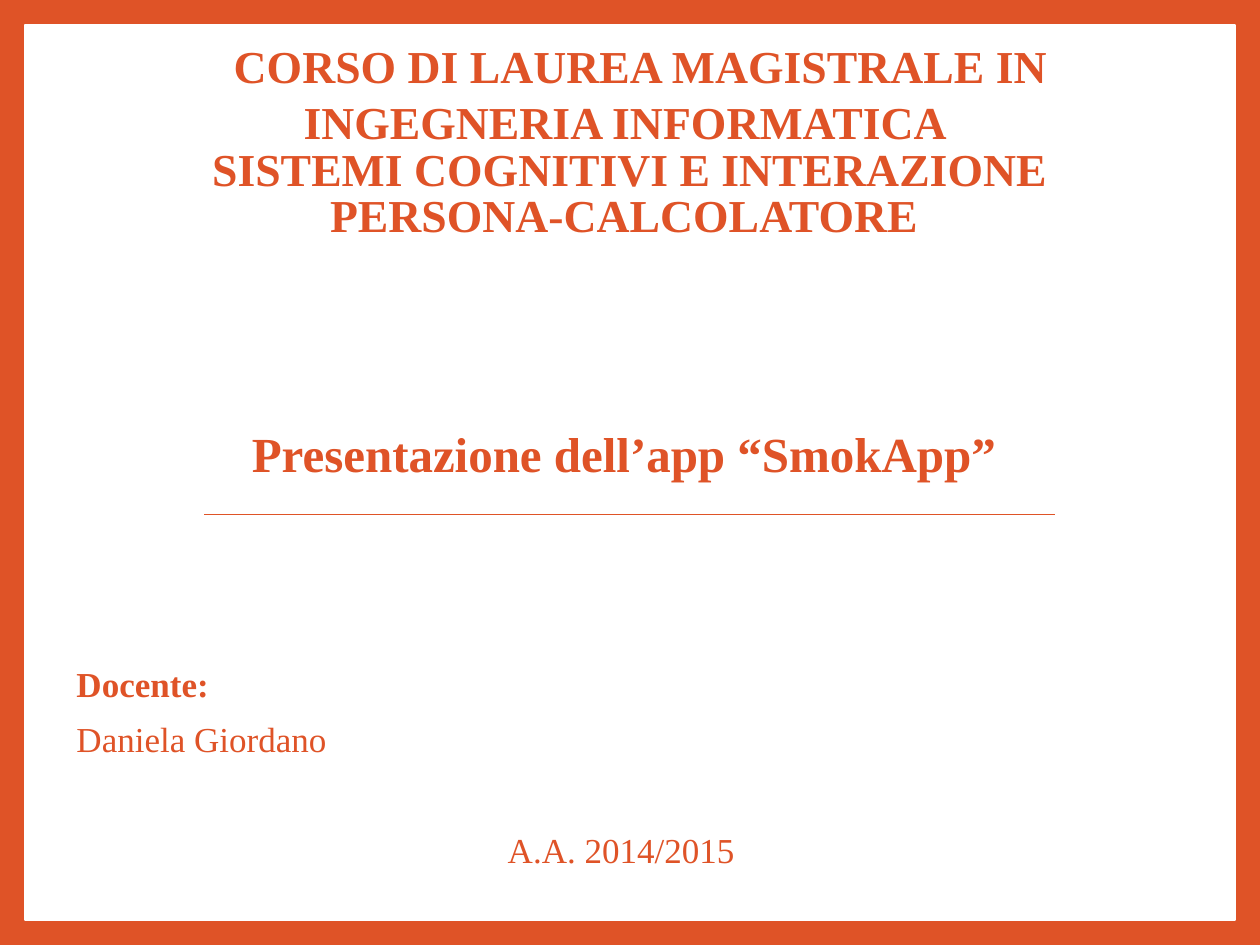
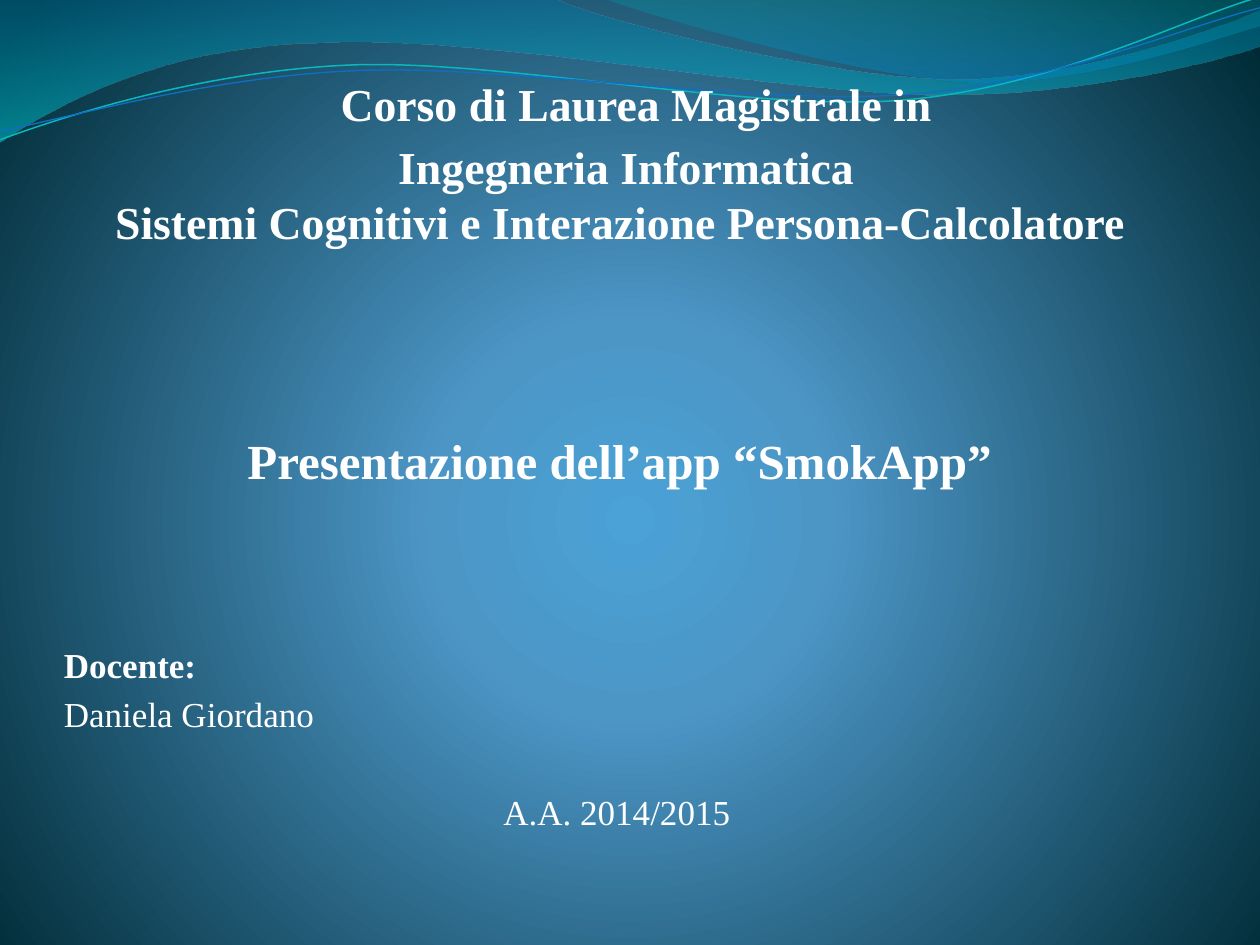
Before and after one commit to giusmastro91/Cognitive-systems, a slide deck: slide 1 of Prova_6/Leone_Mastrosimone_PresentazioneProgetto.pptx. Drawn at 1260x945 pixels with LibreOffice and Linux fonts; fonts in the diff are those of the drawing. Boxes give left, top, right and bottom in pixels: in the first picture for what was removed or moved away, otherwise in the second. Text is boxed around its words. In the diff, an @@ line names an element or a change of style, - is before the commit and + after.

```diff
--- a/Prova_6/Leone_Mastrosimone_PresentazioneProgetto.pptx
+++ b/Prova_6/Leone_Mastrosimone_PresentazioneProgetto.pptx
@@ background #DF5327 to gradient #4AA0D6 to #4C98C7 to #002C38 @@
@@ freeform shape added at [0, 0, 1260, 142], fill gradient #0074A1 to #00C6CF @@
@@ freeform shape added at [0, 0, 1260, 147], outline #0AB8BF 0.85 pt @@
@@ freeform shape added at [0, 8, 1260, 141], outline #0F6FC6 0.75 pt @@
@@ rectangle removed at [25, 25, 1235, 920] @@
@@ freeform shape added at [604, 0, 1260, 87], fill gradient #00A1A9 to #008BBF @@
@@ title at [115, 86, 1125, 249]: text changed; text colour #DF5327 to #FFFFFF @@
-CORSO DI LAUREA MAGISTRALE IN INGEGNERIA INFORMATICA
-SISTEMI COGNITIVI E INTERAZIONE PERSONA-CALCOLATORE
+Corso di Laurea Magistrale in
+Ingegneria Informatica
+Sistemi Cognitivi e Interazione Persona-Calcolatore
@@ subtitle "Presentazione dell’app “SmokApp”" at [64, 441, 991, 826]: text colour #DF5327 to #FFFFFF; line spacing 0.9 to 1; less space between paragraphs @@
@@ line removed from (204, 514) to (1055, 514) @@
```
Also in this commit, not shown: 38 other slides changed.
